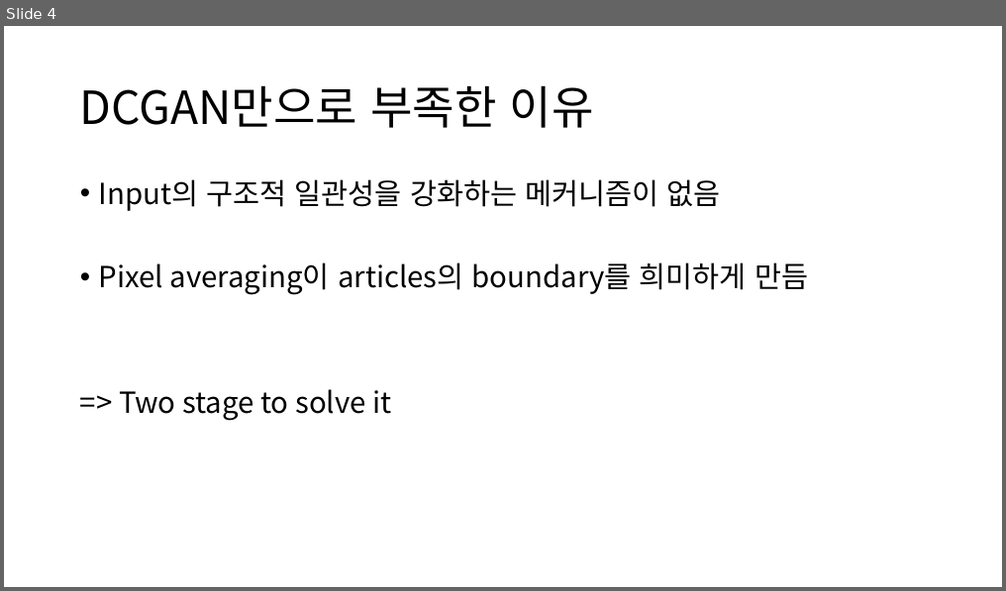
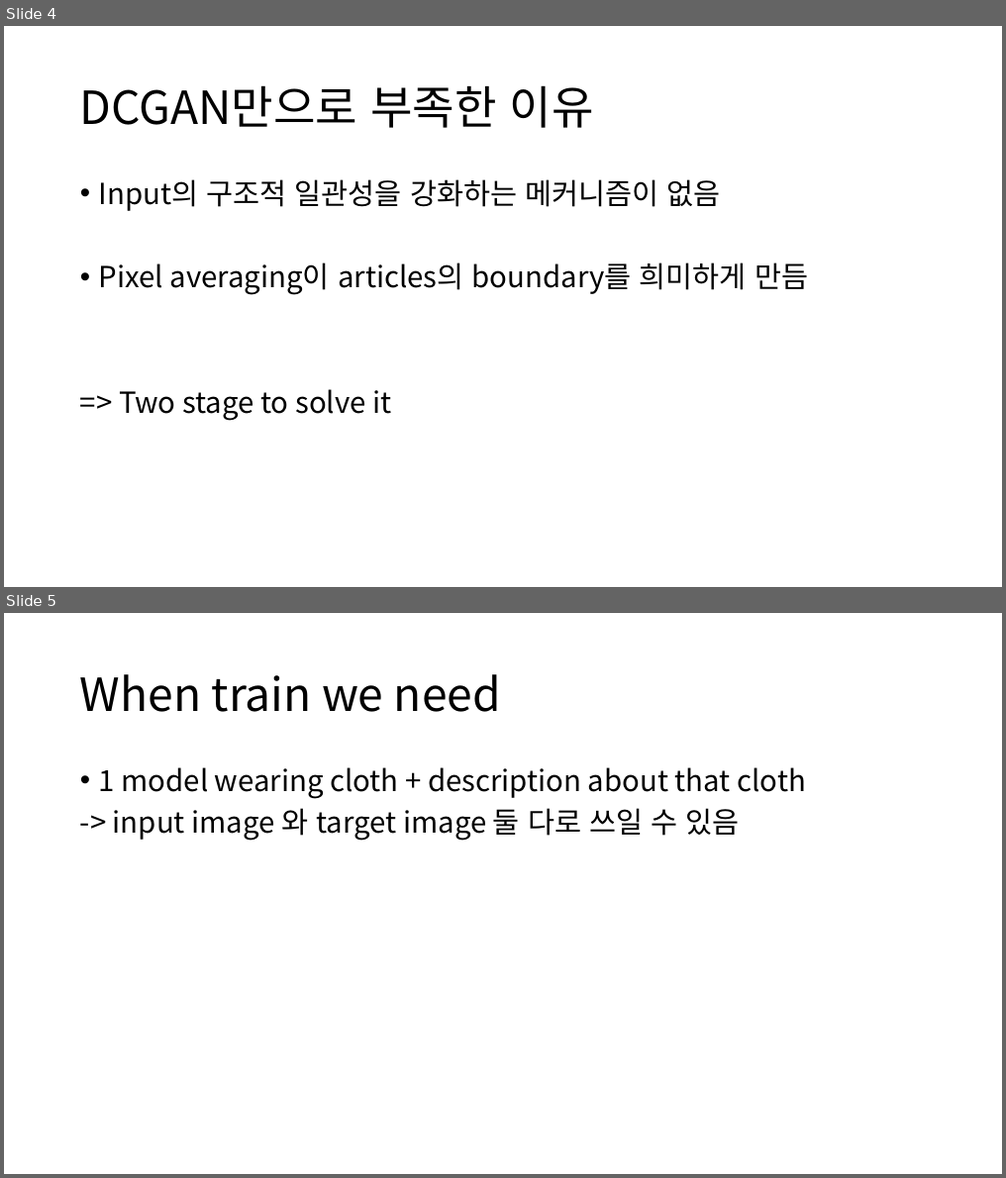
Before and after one commit to gudrb/GAN, a slide deck: Be your own prada.pptx. Shown one above the other, each under a label of ours: slide 4 before the commit, slides 4 and 5 after it. The pictures are 1006x591 and 1006x1178 pixels, drawn with LibreOffice and Linux fonts; fonts in the diff are those of the drawing. Boxes give left, top, right and bottom in pixels: in the first picture for what was removed or moved away, otherwise in the second. Text is boxed around its words. In the diff, an @@ line names an element or a change of style, - is before the commit and + after.

```diff
--- a/Be your own prada.pptx
+++ b/Be your own prada.pptx
@@ slide 5 added at <box>4,613,1002,1174</box>, background #FFFFFF @@
@@ title added at <box>80,674,501,712</box>, 44 pt, text #000000 @@
+When train we need
@@ text added at <box>99,767,806,841</box>, 28 pt, text #000000 @@
+• 1 model wearing cloth + description about that cloth
+-> input image 와 target image 둘 다로 쓰일 수 있음
```
Also in this commit, not shown: 3 slides changed, 2 other slides added.
